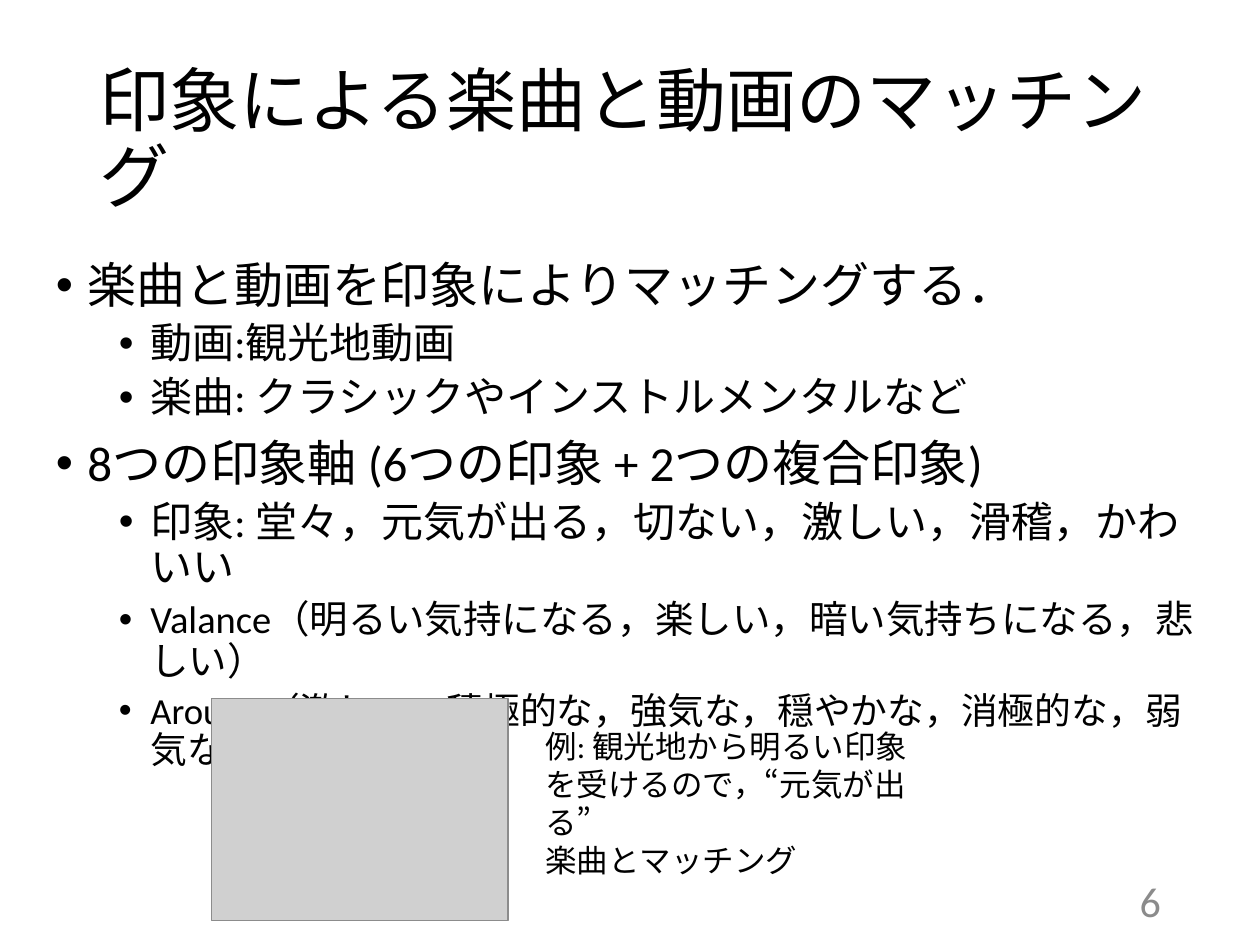
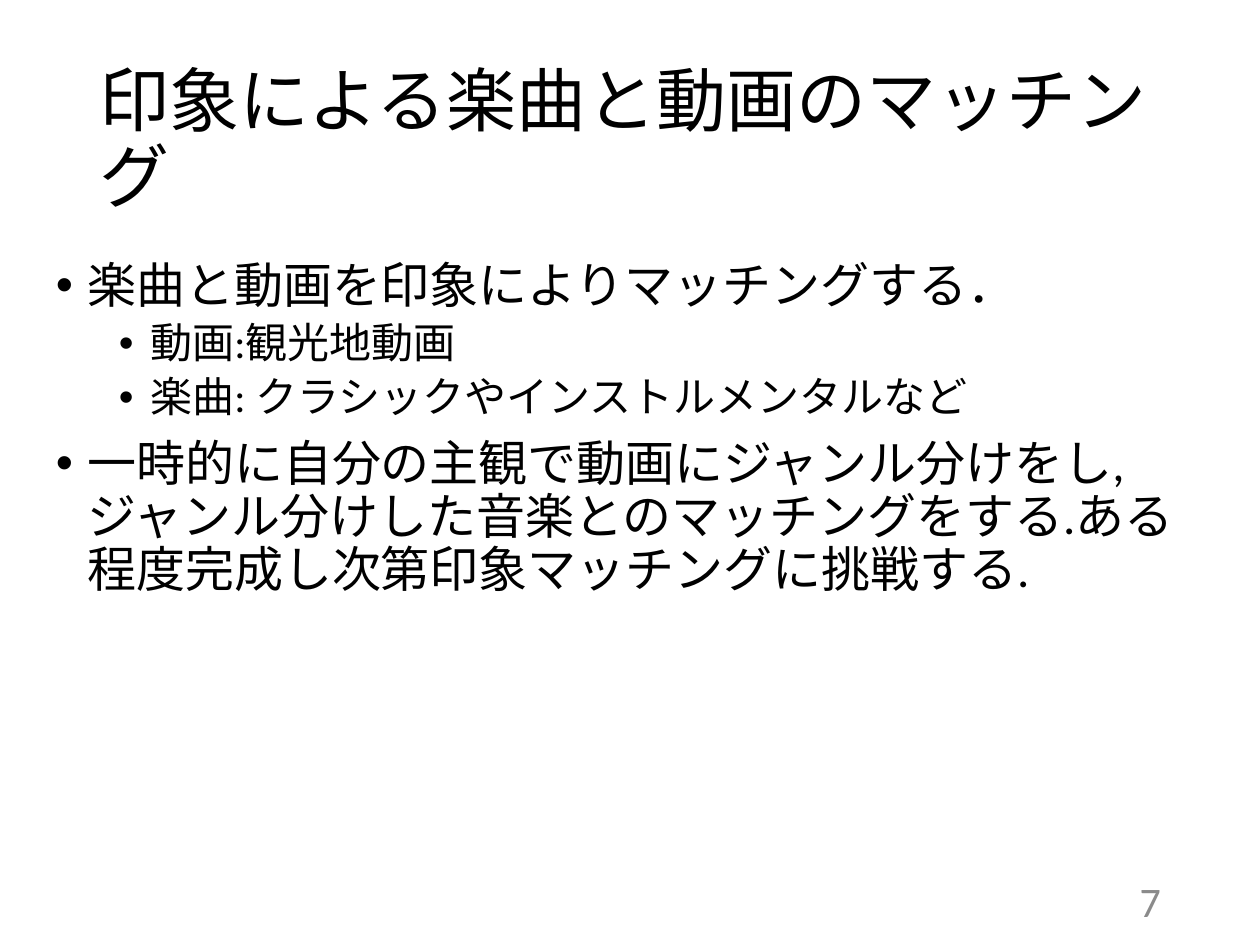
Before and after one commit to kait-takanolab/1821144-yoshii-thesis, a slide deck: slide 7 of 発表用スライド/1821144_yoshii_thesis.pptx (slide 6 before the commit). Drawn at 1260x945 pixels with LibreOffice and Linux fonts; fonts in the diff are those of the drawing; grey boxes stand for pictures. Boxes give left, top, right and bottom in pixels: in the first picture for what was removed or moved away, otherwise in the second. Text is boxed around its words. In the diff, an @@ line names an element or a change of style, - is before the commit and + after.

```diff
--- a/発表用スライド/1821144_yoshii_thesis.pptx
+++ b/発表用スライド/1821144_yoshii_thesis.pptx
@@ text at (87, 439, 1173, 591): text changed; size 21 to 28 pt @@
-• 8つの印象軸 (6つの印象 + 2つの複合印象)
-  • 印象: 堂々，元気が出る，切ない，激しい，滑稽，かわいい
-  • Valance（明るい気持になる，楽しい，暗い気持ちになる，悲しい）
-  • Arousal（激しい，積極的な，強気な，穏やかな，消極的な，弱気な）
+• 一時的に自分の主観で動画にジャンル分けをし,ジャンル分けした音楽とのマッチングをする.ある程度完成し次第印象マッチングに挑戦する.
@@ picture removed at (212, 698, 508, 920) @@
@@ text removed at (545, 726, 907, 875) @@
-例: 観光地から明るい印象を受けるので，“元気が出る”
-楽曲とマッチング
@@ page number at (1140, 890, 1161, 917): text changed @@
-6
+7
```
Also in this commit, not shown: 4 other slides changed, 3 slides added, 1 other file.
